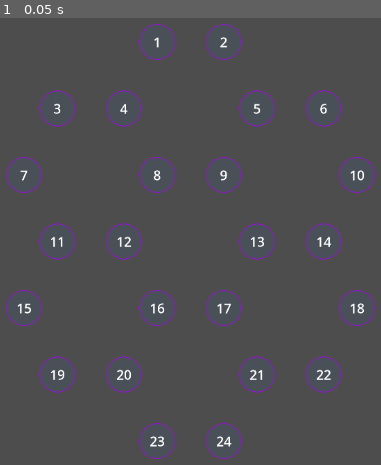
Above: before the commit, frame 1.
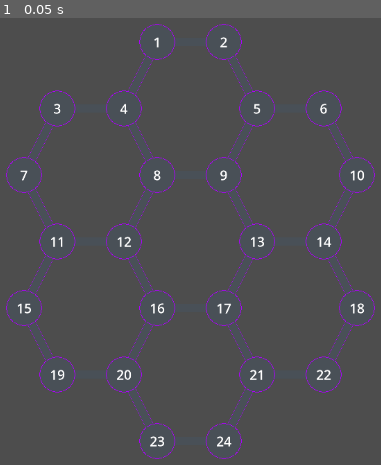
Above: after the commit, the same moment.

Repository: Sheepy3/insurgencygame
Game: Godot game, scene res://MapStuff/Map.tscn
Two runs of this game, one before a commit and one after it. Both use one fixed random seed, a clock stepped at 60 frames per second and the inputs below. The project has no main scene, so this scene is started directly.
Inputs:
- Up to frame 1 (0.05 s): no input

The runs differ from the first frame. In frame 1, 0.7% of the frame differs, in the area x 7-93%, y 8-92%.

Commit message:
refactored repo (deprecated folder) cleaned code on map and added path generation

Diff:
--- a/MapStuff/Map.tscn
+++ b/MapStuff/Map.tscn
@@ -3,7 +3,7 @@
 [ext_resource type="Script" path="res://MapStuff/map.gd" id="1_bhwkw"]
 [ext_resource type="PackedScene" uid="uid://cxejesper0f6a" path="res://MapStuff/Map_Node.tscn" id="2_t43bk"]
 
-[node name="Node2D" type="Node2D"]
+[node name="Map" type="Node2D"]
 script = ExtResource("1_bhwkw")
 
 [node name="Map_Node" parent="." instance=ExtResource("2_t43bk")]
--- a/MapStuff/Path.tscn
+++ b/MapStuff/Path.tscn
@@ -1,10 +1,13 @@
-[gd_scene load_steps=2 format=3 uid="uid://cnknkmgkv4fmh"]
+[gd_scene load_steps=3 format=3 uid="uid://cnknkmgkv4fmh"]
 
 [ext_resource type="Texture2D" uid="uid://dleeh87lisrl8" path="res://Assets/Path.png" id="1_dqgnp"]
+[ext_resource type="Script" path="res://MapStuff/path.gd" id="1_j4goj"]
 
 [node name="Node2D" type="Node2D"]
+script = ExtResource("1_j4goj")
 
 [node name="Node" type="Sprite2D" parent="."]
+z_index = -1
 texture_filter = 1
 position = Vector2(120, 0)
 texture = ExtResource("1_dqgnp")
--- a/MapStuff/map.gd
+++ b/MapStuff/map.gd
@@ -1,21 +1,35 @@
 extends Node2D
 signal update_label
-
+var path:PackedScene = preload("res://MapStuff/Path.tscn")
 # Called when the node enters the scene tree for the first time.
 func _ready() -> void:
-	var num: int = 1
-	for child: Node in get_children():
+	var num: int = 1 #iterator for name
+	for child: Node in get_children(): #STAGE 1: NAMING NODES
 		if child is not Camera2D:
-			child.name = str(num)
+			child.name = str(num) #name all nodes
+			#generate paths
 			num+=1
+	for child: Node in get_children(): #STAGE 2: GENERATING PATHS
+		if child is not Camera2D:
+			for keys:int in The_nodes[child.name]:
+				var constructed_name:String = child.name+"-"+str(keys) #constructs name from node of origin and node it connects to
+				if not find_child(constructed_name): #check if node exists already
+				#print(constructed_name) #debug
+					var new_path:Node = path.instantiate() #new path instance
+					new_path.connection = find_child(str(keys)).position #give new path coordinates to point to
+					new_path.name = constructed_name #set name of new path
+					child.add_child(new_path) #add new path to scene as child of its origin node
+
 	update_label.emit()
-	print(Traverse_test(1, 19))
+	#print(Traverse_test(1, 19))
 
 
 # Called every frame. 'delta' is the elapsed time since the previous frame.
 func _process(delta: float) -> void:
 	pass
+
 # Define the graph as a dictionary where each node points to a list of connected nodes
+# Note: this ought to be replaced with a more flexible system.
 const The_nodes = {
 "1": [2, 4],
 "2": [1, 5],
@@ -42,7 +56,8 @@
 "23": [20, 24],
 "24": [21, 23]
 }
-func Traverse_test(Start: int, End: int)-> Dictionary:
+
+func Pathfind(Start: int, End: int)-> Dictionary: #BFS algorithm
 # initializing initial variables (que, list of visited nodes, current position in the que
 	var The_que: Array = []
 	var Visited: Dictionary = {}
@@ -54,10 +69,8 @@
 		var Position: int = The_que.pop_front()
 		# When sertch reatches "End" number returs the path
 		if Position == End:
-			print(Position)
 			var Route: Array = []
 			while Position != Start:
-				print(Position)
 				Route.append(Position)
 				Position = Visited.get(Position)
 			#Takes the path and transforms it from End -> Start to Start -> End
@@ -73,4 +86,4 @@
 					Visited[Adj] = Position
 					# Adds neighboring node to the queue
 					The_que.append(Adj)
-	return{}
+	return{} #prevents error lol
--- /dev/null
+++ b/MapStuff/path.gd
@@ -0,0 +1,13 @@
+extends Node2D
+@export var connection:Vector2
+
+# Called when the node enters the scene tree for the first time.
+func _ready() -> void:
+	look_at(connection) # point towards connection
+
+	pass # Replace with function body.
+
+
+# Called every frame. 'delta' is the elapsed time since the previous frame.
+func _process(delta: float) -> void:
+	pass
Renamed: TestScene.tscn -> Deprecated/TestScene.tscn
Renamed: test_scene.gd -> Deprecated/test_scene.gd
Not shown, added: Deprecated/READEME.md
